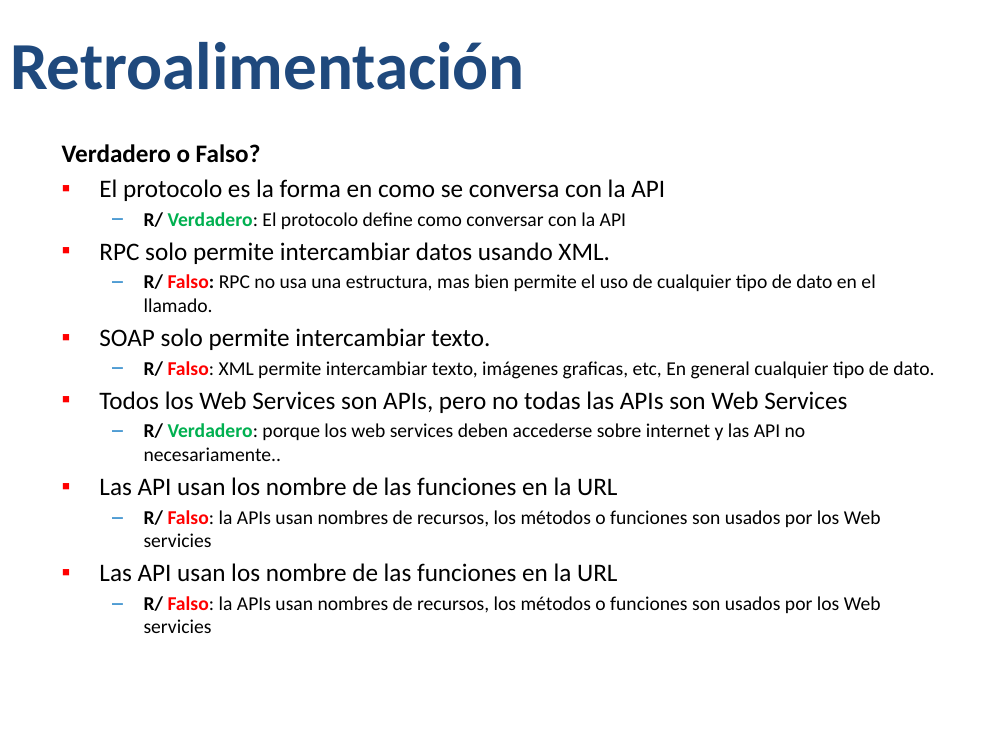
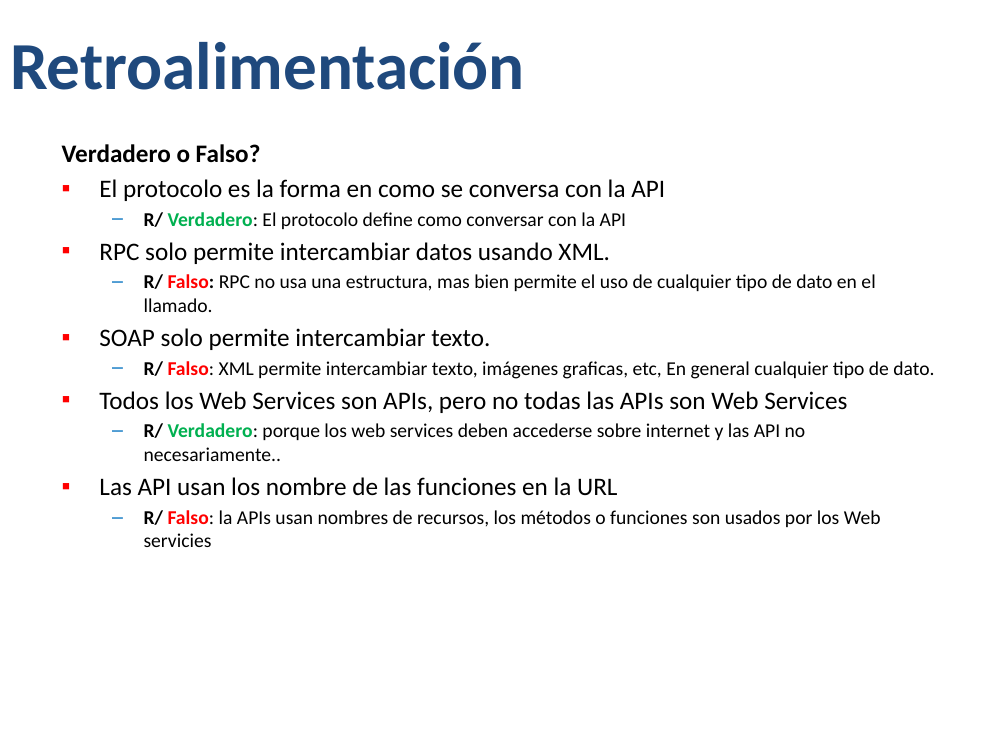
Before and after one commit to Jucer74/BackDevelopment, a slide deck: slide 17 of Classes/BackDev-07-API.pptx. Drawn at 1008x756 pixels with LibreOffice and Linux fonts; fonts in the diff are those of the drawing; background and template pictures are left out. Boxes give left, top, right and bottom in pixels: in the first picture for what was removed or moved away, otherwise in the second. Text is boxed around its words. In the diff, an @@ line names an element or a change of style, - is before the commit and + after.

```diff
--- a/Classes/BackDev-07-API.pptx
+++ b/Classes/BackDev-07-API.pptx
@@ text at [99,563,881,633]: paragraphs removed @@
-▪ Las API usan los nombre de las funciones en la URL
-  – R/ Falso: la APIs usan nombres de recursos, los métodos o funciones son usados por los Web servicies
```
